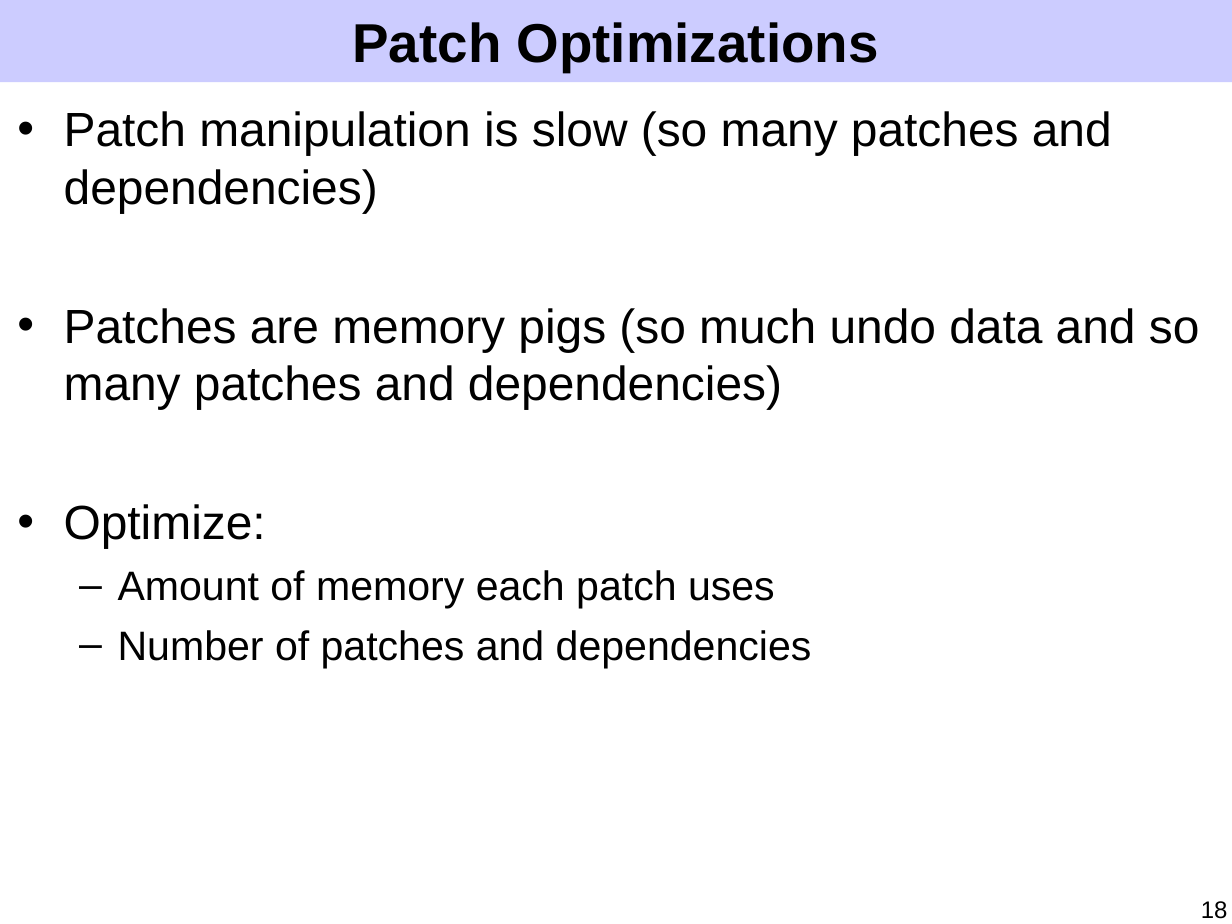
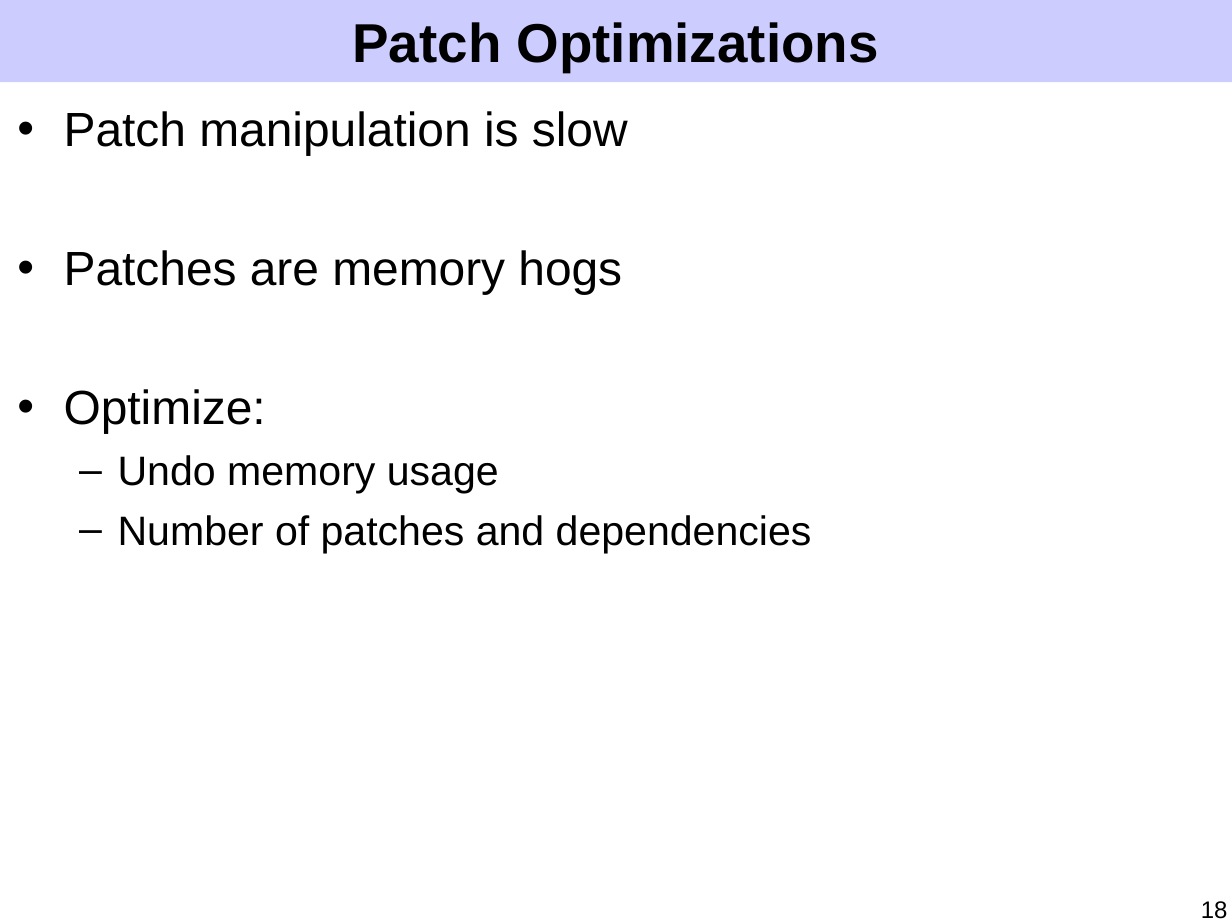
Before and after one commit to ucla-readable/fstitch-doc, a slide deck: slide 18 of sosp/pres.ppt. Drawn at 1232x924 pixels with LibreOffice and Linux fonts; fonts in the diff are those of the drawing. Boxes give left, top, right and bottom in pixels: in the first picture for what was removed or moved away, otherwise in the second. Text is boxed around its words. In the diff, an @@ line names an element or a change of style, - is before the commit and + after.

Commit message:
Improve motivation, patch model, and hard patches.

```diff
--- a/sosp/pres.ppt
+++ b/sosp/pres.ppt
@@ text at (64, 111, 628, 294): text changed @@
-• Patch manipulation is slow (so many patches and dependencies)
-• Patches are memory pigs (so much undo data and so many patches and dependencies)
+• Patch manipulation is slow
+• Patches are memory hogs
@@ text at (118, 455, 499, 493): text changed @@
-  – Amount of memory each patch uses
+  – Undo memory usage
```
Also in this commit, not shown: 12 other slides changed, 4 slides added, 3 slides removed.
